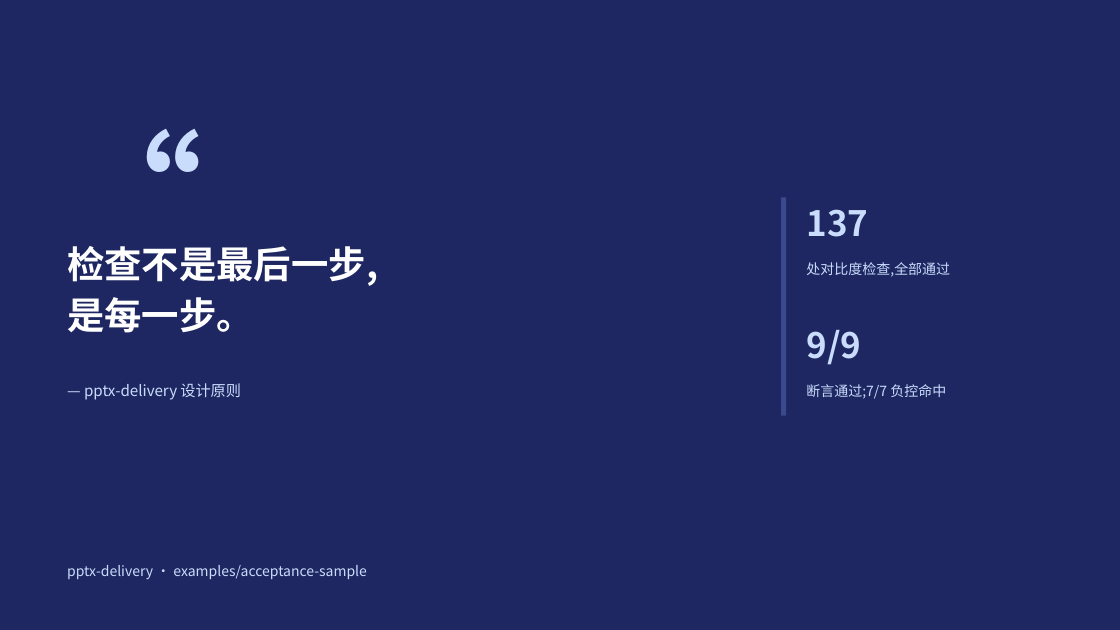
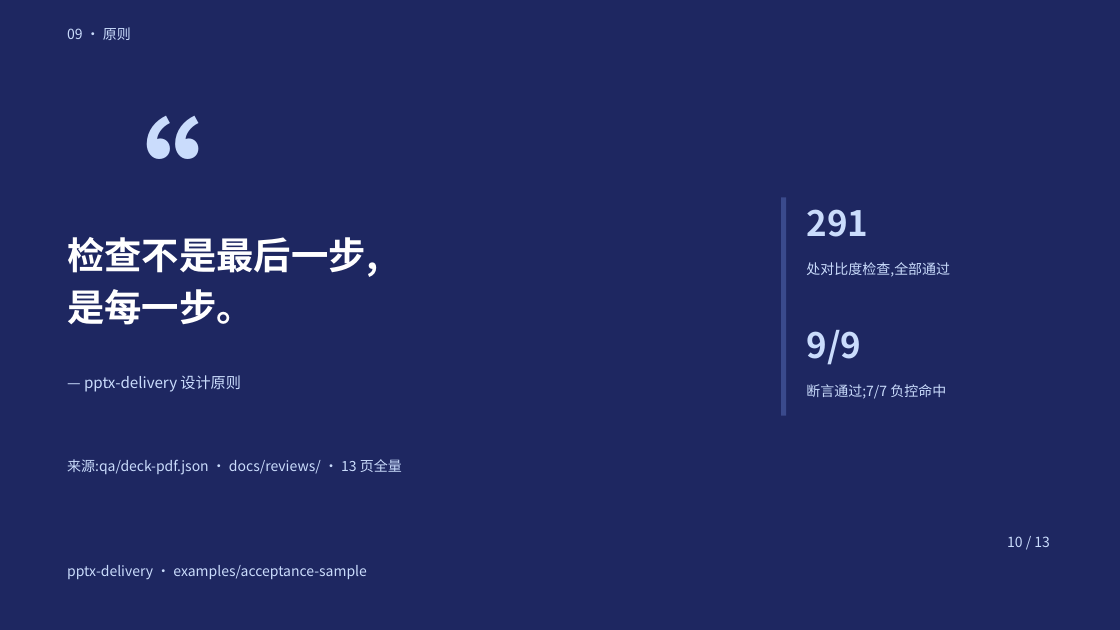
Before and after one commit to Tlaven/skill-repo, a slide deck: slide 10 of pptx-delivery/examples/acceptance-sample/deck.pptx (slide 11 before the commit). Drawn at 1120x630 pixels with LibreOffice and Linux fonts; fonts in the diff are those of the drawing. Boxes give left, top, right and bottom in pixels: in the first picture for what was removed or moved away, otherwise in the second. Text is boxed around its words. In the diff, an @@ line names an element or a change of style, - is before the commit and + after.

Commit message:
feat(pptx-delivery): 按作者语境重做示例——单页信息密度(13 页,每页 ≥3 模块)
- 纠正"丰富"的理解(脚手架 v0.1):丰富 = 单页组件密度 × 信息具体度(信息图 / 咨询 exhibit),
  不是"每页一个极简原型";新增通例 13、修订底层观察 5,标注作者二次指正为触发
- 示例重做:13 页,每页 ≥3 模块 —— 章节栏 + 页码 + 锚线之外,页内叠数字带 / 阈值来源栏 /
  图例 / 5 行命令表 / 标签层 / 6 个 KPI 瓦片 / VS 徽章 / 证据条 / 用法表 / 行动 chip;
  新增环形图(sharp 生成)与点阵纹理;数字随实际断言值更新(291 处对比度)
- validate PASSED;两层断言 0/0(13 页,C5 checked=291);CHECK.md 重写(模块组成表 + 13 页口径)
- 清理:柱图页已被环形图替代,移除孤儿资源 assets/chart-bars.png 与生成代码

```diff
--- a/pptx-delivery/examples/acceptance-sample/deck.pptx
+++ b/pptx-delivery/examples/acceptance-sample/deck.pptx
@@ text added at [67, 27, 131, 40], 12 pt, text #CADCFC @@
+09 · 原则
@@ text "“": place and size @@
-text "“" at [63, 126, 231, 260]
+text "“" at [63, 113, 231, 248]
@@ text "检查不是最后一步,": place and size @@
-text "检查不是最后一步," at [67, 246, 378, 333]
+text "检查不是最后一步," at [67, 237, 378, 325]
@@ text at [806, 209, 868, 237]: text changed @@
-137
+291
@@ text "— pptx-delivery 设计原则": place and size @@
-text "— pptx-delivery 设计原则" at [84, 383, 241, 400]
+text "— pptx-delivery 设计原则" at [84, 375, 241, 392]
@@ text added at [67, 459, 402, 475], 12 pt, text #CADCFC @@
+来源:qa/deck-pdf.json · docs/reviews/ · 13 页全量
@@ text added at [1007, 536, 1050, 547], 12 pt, text #CADCFC @@
+10 / 13
```
Also in this commit, not shown: 11 other slides changed, 1 slide added, 3 slides removed, 23 other files.
